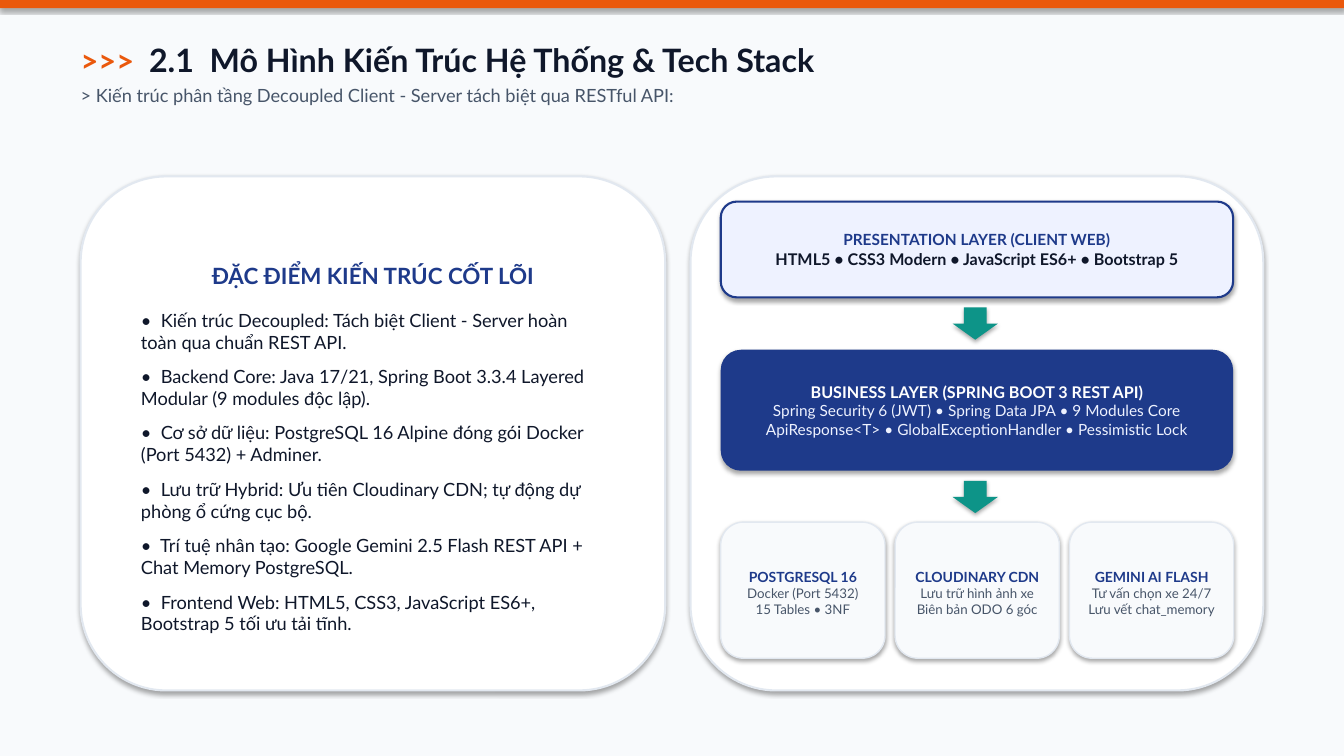
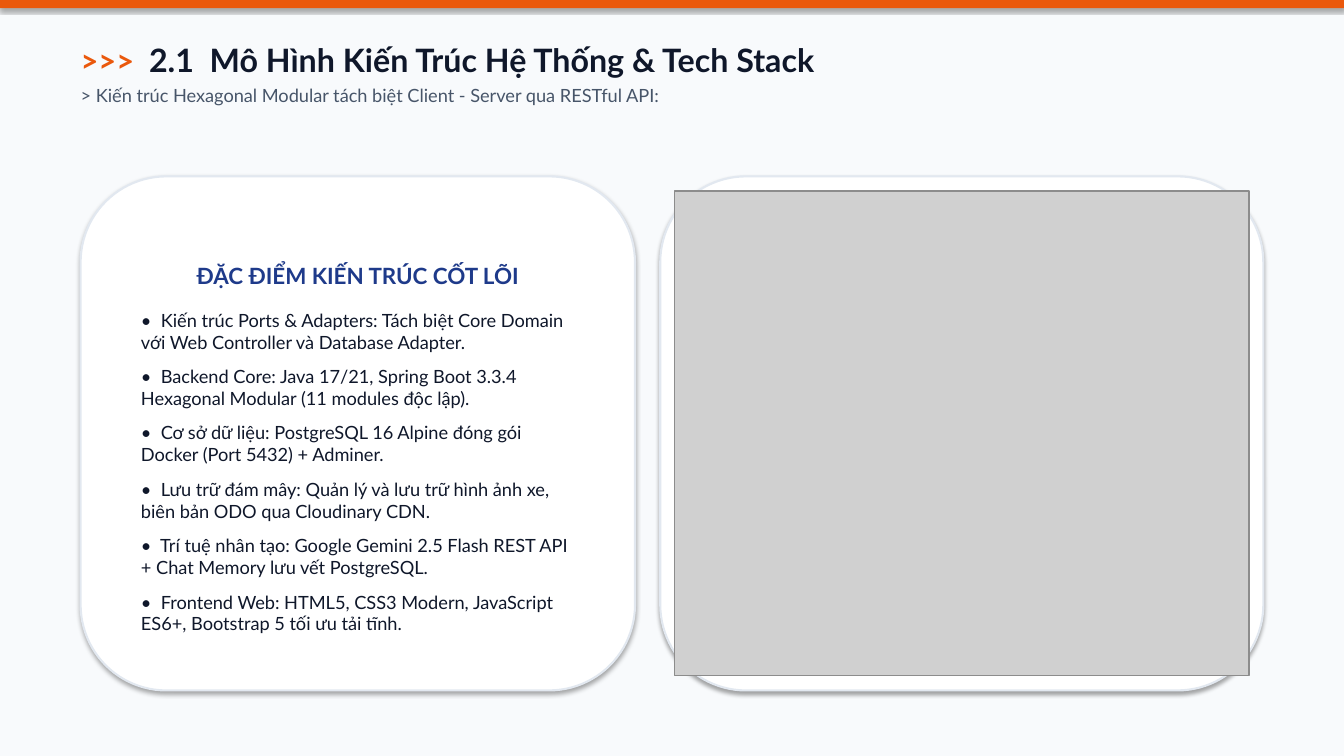
Before and after one commit to em123ngao-arch/thueXe_Online, a slide deck: slide 5 of docs/Slide_Bao_Ve_Do_An_DriveShare_K4.pptx. Drawn at 1344x756 pixels with LibreOffice and Linux fonts; fonts in the diff are those of the drawing; grey boxes stand for pictures. Boxes give left, top, right and bottom in pixels: in the first picture for what was removed or moved away, otherwise in the second. Text is boxed around its words. In the diff, an @@ line names an element or a change of style, - is before the commit and + after.

```diff
--- a/docs/Slide_Bao_Ve_Do_An_DriveShare_K4.pptx
+++ b/docs/Slide_Bao_Ve_Do_An_DriveShare_K4.pptx
@@ text at [96,87,659,106]: text changed @@
-> Kiến trúc phân tầng Decoupled Client - Server tách biệt qua RESTful API:
+> Kiến trúc Hexagonal Modular tách biệt Client - Server qua RESTful API:
@@ rounded rectangle "ĐẶC ĐIỂM KIẾN TRÚC CỐT ...": place and size @@
-rounded rectangle "ĐẶC ĐIỂM KIẾN TRÚC CỐT ..." at [81,176,665,691]
+rounded rectangle "ĐẶC ĐIỂM KIẾN TRÚC CỐT ..." at [81,176,635,691]
@@ rounded rectangle: place and size @@
-rounded rectangle at [691,176,1263,691]
+rounded rectangle at [660,176,1263,691]
@@ picture added at [675,192,1249,677] @@
@@ rounded rectangle removed at [721,202,1233,297] @@
-PRESENTATION LAYER (CLIENT WEB)
-HTML5 • CSS3 Modern • JavaScript ES6+ • Bootstrap 5
@@ text in rounded rectangle at [141,312,563,409]: text changed @@
-• Kiến trúc Decoupled: Tách biệt Client - Server hoàn toàn qua chuẩn REST API.
-• Backend Core: Java 17/21, Spring Boot 3.3.4 Layered Modular (9 modules độc lập).
+• Kiến trúc Ports & Adapters: Tách biệt Core Domain với Web Controller và Database Adapter.
+• Backend Core: Java 17/21, Spring Boot 3.3.4 Hexagonal Modular (11 modules độc lập).
@@ down arrow removed at [953,308,998,340] @@
@@ rounded rectangle removed at [721,350,1233,471] @@
-BUSINESS LAYER (SPRING BOOT 3 REST API)
-Spring Security 6 (JWT) • Spring Data JPA • 9 Modules Core
-ApiResponse<T> • GlobalExceptionHandler • Pessimistic Lock
@@ text in rounded rectangle at [141,482,567,633]: text changed @@
-• Lưu trữ Hybrid: Ưu tiên Cloudinary CDN; tự động dự phòng ổ cứng cục bộ.
-• Trí tuệ nhân tạo: Google Gemini 2.5 Flash REST API + Chat Memory PostgreSQL.
-• Frontend Web: HTML5, CSS3, JavaScript ES6+, Bootstrap 5 tối ưu tải tĩnh.
+• Lưu trữ đám mây: Quản lý và lưu trữ hình ảnh xe, biên bản ODO qua Cloudinary CDN.
+• Trí tuệ nhân tạo: Google Gemini 2.5 Flash REST API + Chat Memory lưu vết PostgreSQL.
+• Frontend Web: HTML5, CSS3 Modern, JavaScript ES6+, Bootstrap 5 tối ưu tải tĩnh.
@@ down arrow removed at [953,481,998,513] @@
@@ rounded rectangle removed at [721,522,885,658] @@
-POSTGRESQL 16
-Docker (Port 5432)
-15 Tables • 3NF
@@ rounded rectangle removed at [895,522,1060,658] @@
-CLOUDINARY CDN
-Lưu trữ hình ảnh xe
-Biên bản ODO 6 góc
@@ rounded rectangle removed at [1070,522,1234,658] @@
-GEMINI AI FLASH
-Tư vấn chọn xe 24/7
-Lưu vết chat_memory
```
Also in this commit, not shown: 15 other slides changed, 2 slides removed, 38 other files.
